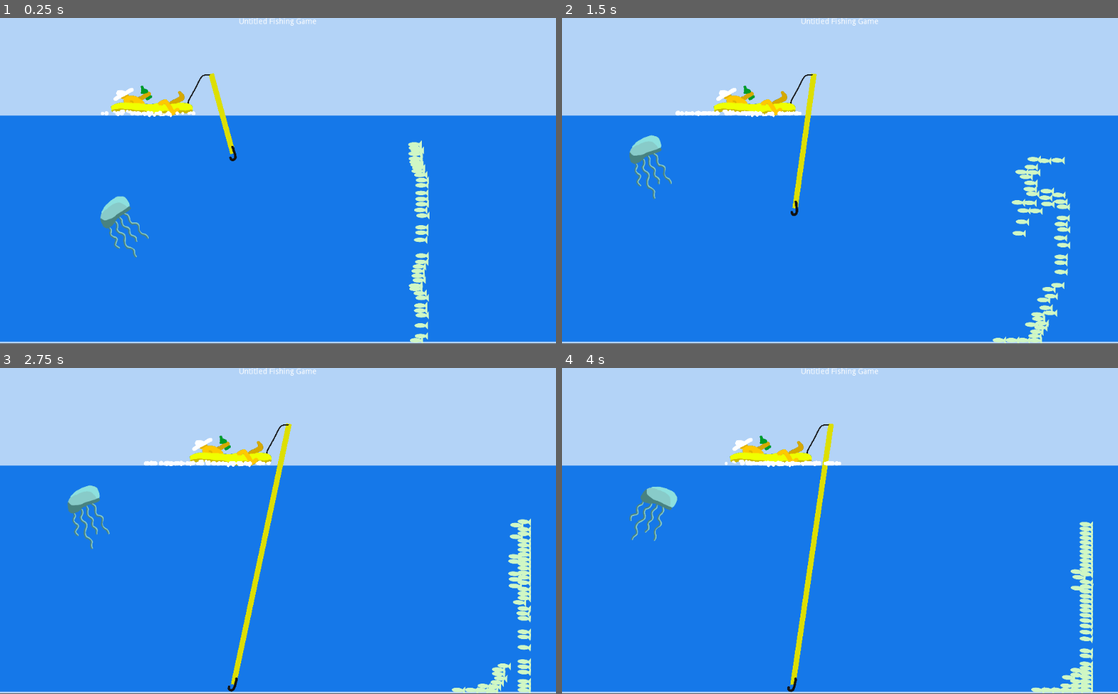
Above: before the commit, frames 1-4 (two rows, left to right).
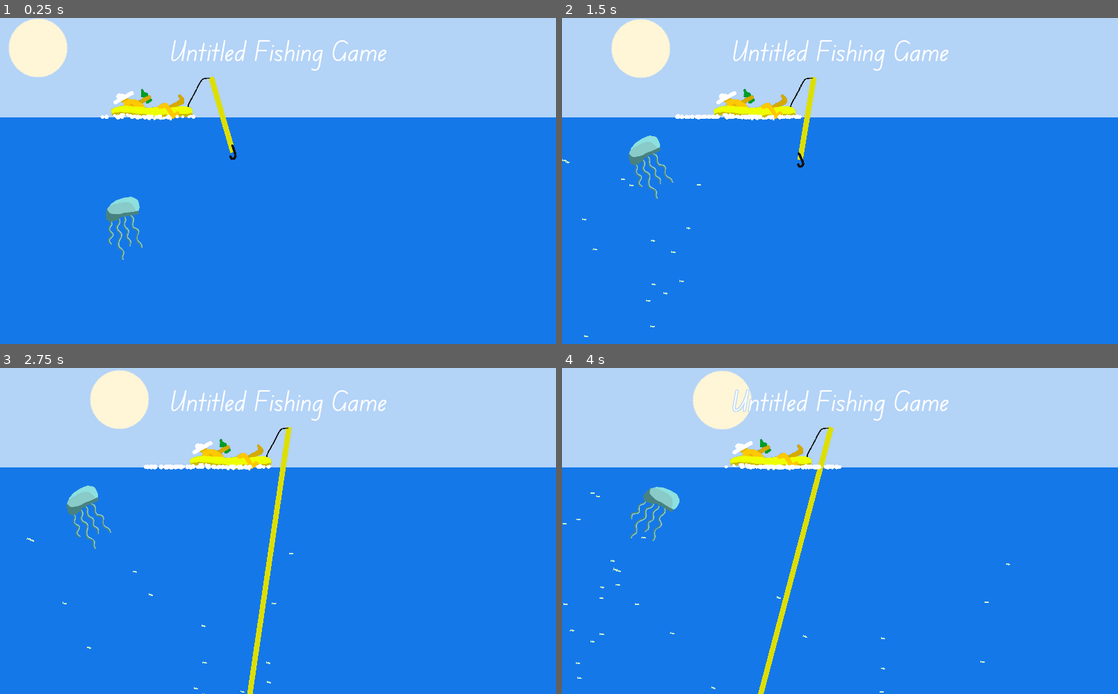
Above: after the commit, the same moments.

Repository: tapir2342/fishing-game
Game: Godot game, scene res://main.tscn
Same seed, same stepped clock (60 frames per second), same inputs: the game is played once before the commit and once after it.
Inputs:
- Up to frame 1 (0.25 s): no input
- Up to frame 2 (1.5 s): hold Right (player_right) 0.53-1.28 s; hold Down (player_down) from 1.28 s (still down)
- Up to frame 3 (2.75 s): release Down (player_down) at 2.03 s; hold Right (player_right) from 2.03 s (still down)
- Up to frame 4 (4 s): release Right (player_right) at 2.78 s; hold Up (player_up) 2.78-3.53 s; hold Left (player_left) from 3.53 s (still down)
The window is 800x468 before the commit and 800x469 after it. Grey fills any space a smaller window leaves; there, only what the larger window draws over its background counts as a difference.

The runs differ from the first frame. In frame 1, 6.0% of the frame differs, in the area x 0-100%, y 0-100%; in frame 2, 6.4%; in frame 3, 7.6%; in frame 4, 7.4%.

Commit message:
Day cycle; swarm from left to right

Diff:
--- a/default_env.tres
+++ b/default_env.tres
@@ -5,3 +5,5 @@
 [resource]
 background_mode = 2
 background_sky = SubResource( 1 )
+glow_enabled = true
+adjustment_enabled = true
--- a/fish.gd
+++ b/fish.gd
@@ -1,15 +1,19 @@
 class_name Fish
 extends KinematicBody2D
 
-export var speed_max := 300
-export var acceleration_max := 300
-export var angular_speed_max := 5000
-export var angular_acceleration_max := 5000
+var speed_max := 300
+var acceleration_max := 300
+var angular_speed_max := 5000
+var angular_acceleration_max := 5000
 
 onready var jelly: Node = get_node("/root/Main/Jelly")
 onready var jelly_agent: GSAISteeringAgent = jelly.agent
+onready var notifier: VisibilityNotifier2D = get_node("VisibilityNotifier2D") as VisibilityNotifier2D
+
+onready var target := GSAIAgentLocation.new()
 
 var agent: GSAISteeringAgent
+var seek: GSAISeek
 var blend: GSAIBlend
 
 var velocity := Vector2.ZERO
@@ -17,6 +21,7 @@
 var linear_drag := 0.1
 var angular_drag := 0.1
 var acceleration := GSAITargetAcceleration.new()
+
 
 var index: int
 
@@ -29,10 +34,8 @@
 
 
 func _ready():
-	agent.linear_speed_max = speed_max
-	agent.linear_acceleration_max = acceleration_max
-	agent.angular_speed_max = deg2rad(angular_speed_max)
-	agent.angular_acceleration_max = deg2rad(angular_acceleration_max)
+	notifier.connect("screen_exited", self, "_on_screen_exited")
+
 	#agent.bounding_radius = calculate_radius($CollisionPolygon2D.polygon)
 
 	var look := GSAILookWhereYouGo.new(agent)
@@ -47,9 +50,13 @@
 	var separation := GSAISeparation.new(agent, prox)
 	separation.decay_coefficient = 20000
 
-	blend.add(look, 3)
-	blend.add(flee, 8)
+
+	seek = GSAISeek.new(agent, target)
+
+	blend.add(look, 8)
+	blend.add(flee, 4)
 	blend.add(separation, 1)
+	blend.add(seek, 9)
 
 	_update_agent()
 
@@ -83,3 +90,7 @@
 	agent.linear_velocity.x = velocity.x
 	agent.linear_velocity.y = velocity.y
 	agent.angular_velocity = angular_velocity
+
+
+func _on_screen_exited() -> void:
+	queue_free()
--- a/fish.tscn
+++ b/fish.tscn
@@ -9,12 +9,15 @@
 
 [node name="Fish" type="KinematicBody2D"]
 position = Vector2( 758, 666 )
-scale = Vector2( 0.3, 0.3 )
+rotation = 1.5708
+scale = Vector2( 0.1, 0.1 )
 script = ExtResource( 2 )
 
 [node name="Sprite" type="Sprite" parent="."]
+rotation = 1.5708
 texture = ExtResource( 1 )
 
 [node name="CollisionShape2D" type="CollisionShape2D" parent="."]
-rotation = 1.5708
 shape = SubResource( 9 )
+
+[node name="VisibilityNotifier2D" type="VisibilityNotifier2D" parent="."]
--- /dev/null
+++ b/hook.gd
@@ -0,0 +1,13 @@
+extends RigidBody2D
+
+
+func _process(delta: float) -> void:
+	var cool := delta * 10.0
+
+	if Input.is_action_pressed("player_up"):
+		self.apply_central_impulse(Vector2(0, -10))
+		#self.position.y -= cool
+
+	if Input.is_action_pressed("player_down"):
+		#self.position.y += cool
+		self.apply_central_impulse(Vector2(0, 10))
--- a/main.tscn
+++ b/main.tscn
@@ -10,6 +10,12 @@
 [ext_resource path="res://youjelly.png" type="Texture" id=8]
 [ext_resource path="res://swarm.gd" type="Script" id=9]
 [ext_resource path="res://jelly.gd" type="Script" id=10]
+[ext_resource path="res://theme.tres" type="Theme" id=11]
+[ext_resource path="res://sun.gd" type="Script" id=12]
+[ext_resource path="res://default_env.tres" type="Environment" id=13]
+[ext_resource path="res://hook.gd" type="Script" id=14]
+[ext_resource path="res://Scores LOOP C.wav" type="AudioStream" id=15]
+[ext_resource path="res://103605__floating-tree__waves-at-the-dock.mp3" type="AudioStream" id=16]
 
 [sub_resource type="CircleShape2D" id=2]
 radius = 63.2456
@@ -75,19 +81,8 @@
 
 [node name="Main" type="Node2D"]
 
-[node name="CanvasLayer" type="CanvasLayer" parent="."]
-
-[node name="Label" type="Label" parent="CanvasLayer"]
-anchor_left = 0.5
-anchor_right = 0.5
-margin_left = -296.0
-margin_right = 296.0
-margin_bottom = 194.0
-text = "Untitled Fishing Game"
-align = 1
-
 [node name="Player" type="Node2D" parent="."]
-position = Vector2( 255, 151 )
+position = Vector2( 255, 157 )
 scale = Vector2( 0.1, 0.1 )
 script = ExtResource( 2 )
 
@@ -119,13 +114,16 @@
 process_material = SubResource( 3 )
 texture = ExtResource( 7 )
 
+[node name="AudioStreamPlayer2D" type="AudioStreamPlayer2D" parent="Player"]
+stream = ExtResource( 16 )
+
 [node name="Line2D" type="Line2D" parent="."]
 z_index = -1
 default_color = Color( 0.870588, 0.878431, 0, 1 )
 
 [node name="Hook" type="RigidBody2D" parent="."]
 position = Vector2( 429, 247 )
-mass = 100.0
+script = ExtResource( 14 )
 
 [node name="Sprite" type="Sprite" parent="Hook"]
 scale = Vector2( 0.2, 0.2 )
@@ -146,6 +144,8 @@
 position = Vector2( 289, 489 )
 scale = Vector2( 0.3, 0.3 )
 script = ExtResource( 10 )
+angular_speed_max = 1000
+angular_acceleration_max = 1000
 
 [node name="Sprite" type="Sprite" parent="Jelly"]
 texture = ExtResource( 8 )
@@ -168,8 +168,9 @@
 [node name="ColorRect2" type="ColorRect" parent="Ocean/CanvasLayer"]
 anchor_right = 1.0
 anchor_bottom = 1.0
-margin_top = 180.0
-margin_bottom = -3.0
+margin_top = 183.0
+margin_bottom = 1.0
+rect_pivot_offset = Vector2( 123, 193 )
 color = Color( 0.0862745, 0.47451, 0.917647, 1 )
 
 [node name="ColorRect" type="ColorRect" parent="Ocean/CanvasLayer"]
@@ -185,22 +186,59 @@
 script = ExtResource( 9 )
 
 [node name="Timer" type="Timer" parent="Swarm"]
+wait_time = 3.0
 autostart = true
 
 [node name="StaticBody2D" type="StaticBody2D" parent="."]
 
 [node name="CollisionShape2D" type="CollisionShape2D" parent="StaticBody2D"]
-position = Vector2( -137, 491 )
+visible = false
+position = Vector2( -165, 491 )
 shape = SubResource( 10 )
+disabled = true
 
 [node name="CollisionShape2D2" type="CollisionShape2D" parent="StaticBody2D"]
 position = Vector2( 621, 35 )
 shape = SubResource( 11 )
 
 [node name="CollisionShape2D3" type="CollisionShape2D" parent="StaticBody2D"]
-position = Vector2( 515, 665 )
+visible = false
+position = Vector2( 515, 657 )
 shape = SubResource( 12 )
+disabled = true
 
 [node name="CollisionShape2D4" type="CollisionShape2D" parent="StaticBody2D"]
-position = Vector2( 1089, 429 )
+visible = false
+position = Vector2( 1126, 424 )
 shape = SubResource( 13 )
+disabled = true
+
+[node name="WorldEnvironment" type="WorldEnvironment" parent="."]
+environment = ExtResource( 13 )
+
+[node name="AudioStreamPlayer" type="AudioStreamPlayer" parent="."]
+stream = ExtResource( 15 )
+volume_db = -24.0
+autoplay = true
+
+[node name="CanvasLayer" type="CanvasLayer" parent="."]
+
+[node name="Sun" type="TextureRect" parent="CanvasLayer"]
+modulate = Color( 1, 0.964706, 0.847059, 1 )
+margin_right = 110.0
+margin_bottom = 110.0
+texture = ExtResource( 7 )
+script = ExtResource( 12 )
+
+[node name="Label" type="Label" parent="CanvasLayer"]
+anchor_left = 0.5
+anchor_right = 0.5
+margin_left = -296.0
+margin_top = 28.0
+margin_right = 296.0
+margin_bottom = 222.0
+theme = ExtResource( 11 )
+custom_colors/font_color_shadow = Color( 0.705882, 0.831373, 0.972549, 1 )
+custom_constants/shadow_as_outline = 100
+text = "Untitled Fishing Game"
+align = 1
--- a/player.gd
+++ b/player.gd
@@ -2,10 +2,20 @@
 
 export var speed := 100
 
+onready var audio: AudioStreamPlayer2D = get_node("AudioStreamPlayer2D")
 
 func _process(delta):
 	var velocity: float = self.speed * delta
 	if Input.is_action_pressed("player_left"):
 		self.position.x -= velocity
+
 	if Input.is_action_pressed("player_right"):
 		self.position.x += velocity
+
+
+func _input(event):
+	if event.is_action_pressed("player_left") or event.is_action_pressed("player_right"):
+		audio.play()
+
+	if event.is_action_released("player_left") or event.is_action_released("player_right"):
+		audio.stop()
--- a/project.godot
+++ b/project.godot
@@ -202,6 +202,7 @@
 
 window/size/resizable=false
 window/size/fullscreen=true
+window/stretch/mode="2d"
 
 [input]
 
@@ -237,6 +238,7 @@
 [physics]
 
 common/enable_pause_aware_picking=true
+2d/default_gravity=0
 
 [rendering]
 
--- a/springvisualizer.gd
+++ b/springvisualizer.gd
@@ -15,13 +15,7 @@
 
 
 func _physics_process(_delta):
-	if Input.is_action_pressed("player_up"):
-		rest_length -= 1
-		rest_length = clamp(rest_length, 0, 65535)
 
-	if Input.is_action_pressed("player_down"):
-		rest_length += 1
-		rest_length = clamp(rest_length, 0, 65535)
 
 	line.clear_points()
 	line.add_point(actual_node_a.global_position)
--- /dev/null
+++ b/sun.gd
@@ -0,0 +1,16 @@
+extends TextureRect
+
+
+var x_max: int
+
+
+func _ready():
+	x_max = get_viewport().get_visible_rect().size[0]
+
+
+func _process(delta):
+	self.rect_position.x += cos(delta)
+	self.rect_position.y += sin(delta)
+
+	if self.rect_position.x > x_max:
+		self.rect_position.x = -50
--- a/swarm.gd
+++ b/swarm.gd
@@ -1,30 +1,37 @@
 extends Node2D
 
+onready var timer : Timer = get_node("Timer")
 
 const Fish = preload("res://fish.tscn")
 
-var fishes = []
+const SPAWN_MIN := 20
+const SPAWN_MAX := 30
+
+var x_max: int
+var y_max: int
+
+func _ready():
+	timer.connect("timeout", self, "_spawn_fishes")
+
+	x_max = get_viewport().get_visible_rect().size[0]
+	y_max = get_viewport().get_visible_rect().size[1]
+
+	_spawn_fishes()
 
 
-func _ready():
-	var num = 50
-	var x_max = get_viewport().get_visible_rect().size[0]
-	var y_max = get_viewport().get_visible_rect().size[1]
-
+func _spawn_fishes():
+	var num = int(rand_range(SPAWN_MIN, SPAWN_MAX))
 	for _i in range(0, num):
 		var fish = Fish.instance()
-		fish.global_position.x = rand_range(0, x_max)
-		fish.global_position.y = rand_range(0, y_max)
-		fish.acceleration_max = 10
-		fish.angular_acceleration_max = 10
-		fish.angular_speed_max = 10
-		fish.speed_max = 10
+
+		fish.agent.linear_speed_max = rand_range(5, 15)
+		fish.agent.linear_acceleration_max = rand_range(5, 30)
+		fish.agent.angular_speed_max = deg2rad(rand_range(30, 50))
+		fish.agent.angular_acceleration_max = deg2rad(rand_range(30, 50))
+
 		add_child(fish)
 		fish.set_as_toplevel(true)
-		fishes.append(fish)
 
-
-func _physics_process(delta):
-	for fish in fishes:
-		fish.global_position.x += rand_range(0, 1)
-		fish.global_position.y += rand_range(0, 1)
+		fish.target.position = Vector3(x_max + 50, rand_range(300, 900), 0)
+		fish.global_position.x = -50
+		fish.global_position.y = rand_range(0, y_max)
--- /dev/null
+++ b/theme.tres
@@ -0,0 +1,14 @@
+[gd_resource type="Theme" load_steps=4 format=2]
+
+[ext_resource path="res://EduVICWANTBeginner-VariableFont_wght.ttf" type="DynamicFontData" id=1]
+
+[sub_resource type="DynamicFont" id=14]
+size = 50
+font_data = ExtResource( 1 )
+
+[sub_resource type="BitmapFont" id=15]
+
+[resource]
+default_font = SubResource( 15 )
+Label/colors/font_color_shadow = Color( 0.407843, 0.733333, 0.858824, 1 )
+Label/fonts/font = SubResource( 14 )
Not shown, added: 103605__floating-tree__waves-at-the-dock.mp3.import
Binary file added: EduVICWANTBeginner-VariableFont_wght.ttf
Not shown, added: Scores LOOP C.wav.import
Binary file added: Screenshot 2022-07-22 022204.png
Not shown, added: Screenshot 2022-07-22 022204.png.import
Not shown, added: Sea Battle LOOP.wav.import
Not shown: 1 places in main.tscn that only renumber resources
Not shown, added: 103605__floating-tree__waves-at-the-dock.mp3
Not shown, added: Scores LOOP C.wav
Not shown, added: Sea Battle LOOP.wav
